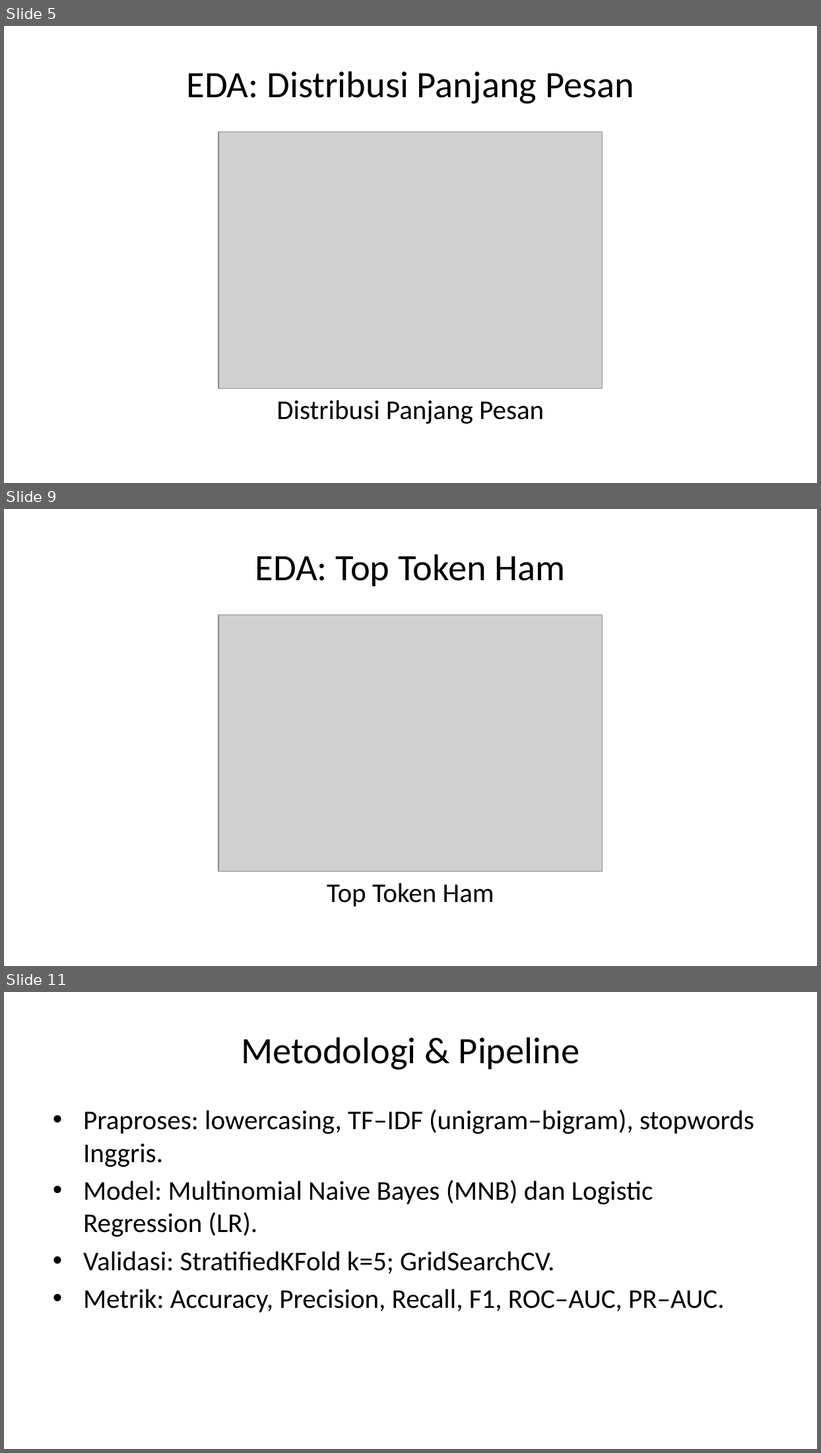
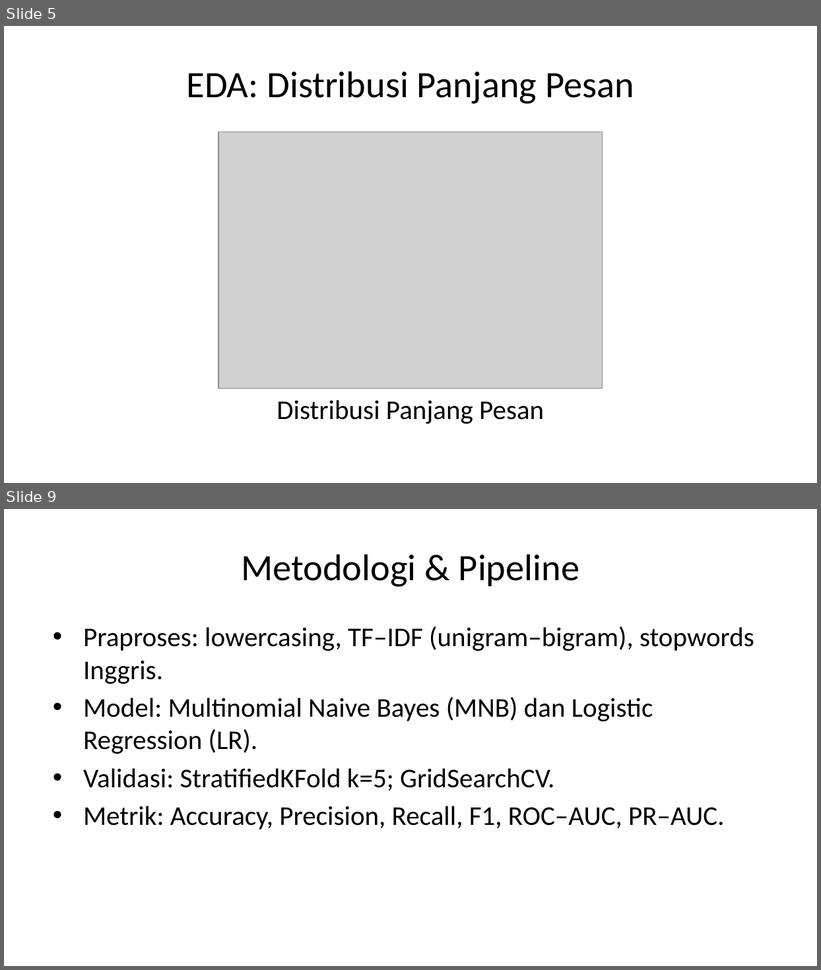
Before and after one commit to dinkznasaruddin/klasifikasi-spam-sms, a slide deck: slides/paper_presentation.pptx. Shown one above the other, each under a label of ours: slides 5, 9 and 11 before the commit, slides 5 and 9 after it; the slides between them are not shown. The pictures are 821x1453 and 821x970 pixels, drawn with LibreOffice and Linux fonts; fonts in the diff are those of the drawing; grey boxes stand for pictures. Boxes give left, top, right and bottom in pixels: in the first picture for what was removed or moved away, otherwise in the second. Text is boxed around its words. In the diff, an @@ line names an element or a change of style, - is before the commit and + after.

```diff
--- a/slides/paper_presentation.pptx
+++ b/slides/paper_presentation.pptx
@@ slide 9 removed at [4,509,817,966], background #FFFFFF @@
@@ title removed at [255,554,566,586] @@
-EDA: Top Token Ham
@@ picture removed at [218,615,603,871] @@
@@ text removed at [327,883,494,907] @@
-Top Token Ham
@@ what was slide 11 is now slide 9 @@
```
Also in this commit, not shown: 6 slides changed, 3 slides added, 2 other slides removed, 18 other files.
